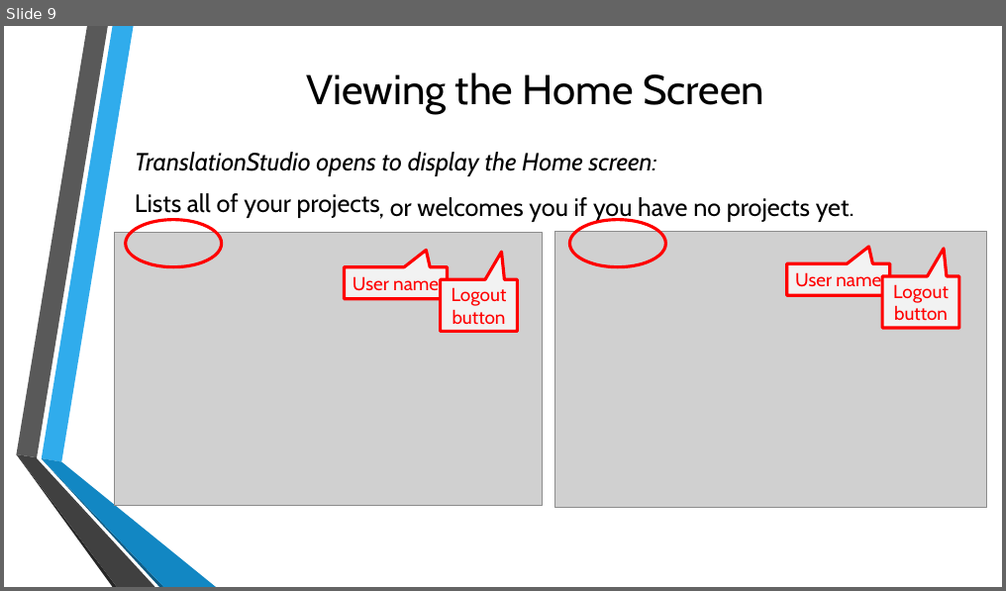
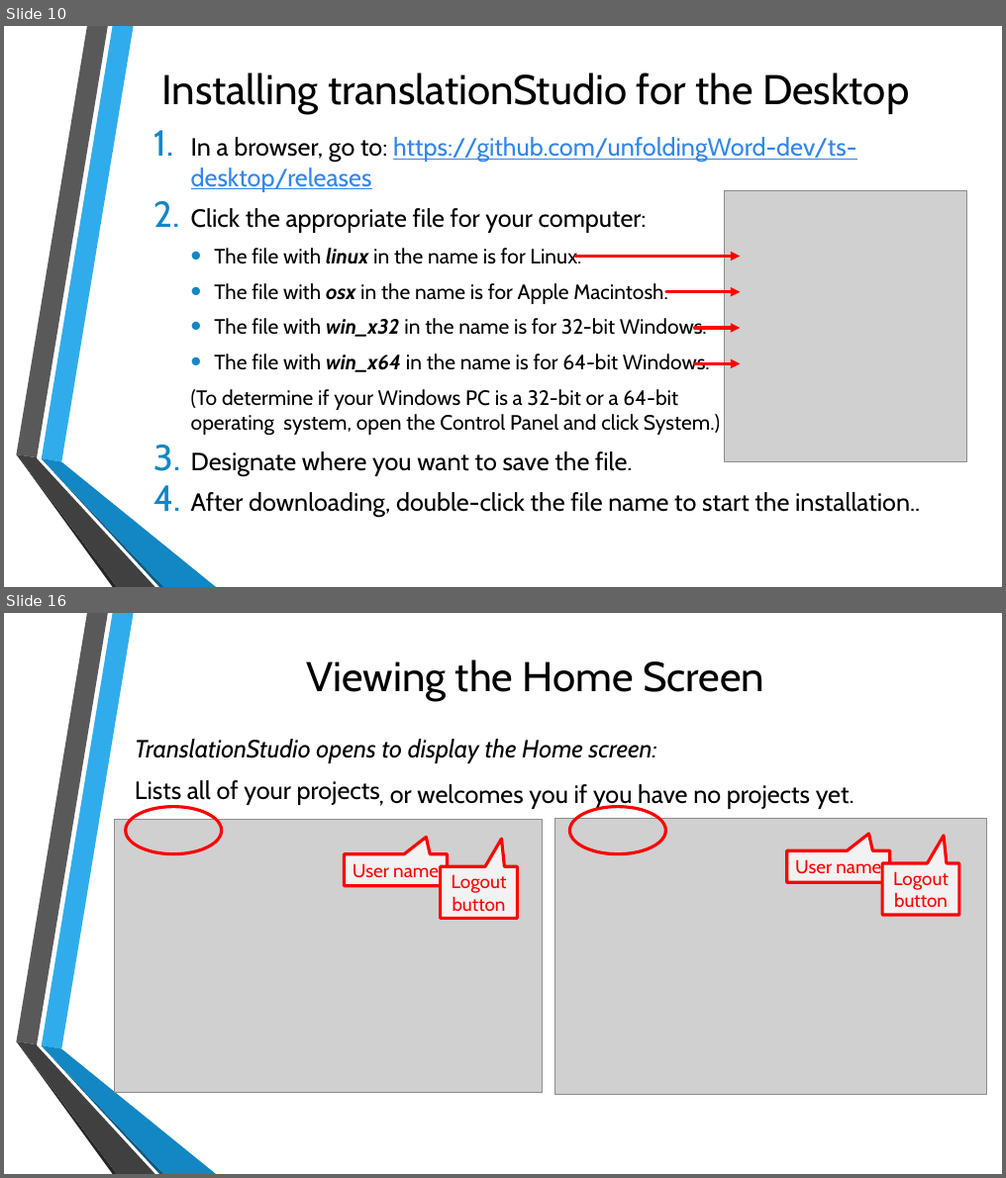
Before and after one commit to unfoldingWord-dev/translationStudio-Info, a slide deck: docs/GetStarted.pptx. Shown one above the other, each under a label of ours: slide 9 before the commit, slides 10 and 16 after it; the slides between them are not shown. The pictures are 1006x591 and 1006x1178 pixels, drawn with LibreOffice and Linux fonts; fonts in the diff are those of the drawing; grey boxes stand for pictures; background and template pictures are left out. Boxes give left, top, right and bottom in pixels: in the first picture for what was removed or moved away, otherwise in the second. Text is boxed around its words. In the diff, an @@ line names an element or a change of style, - is before the commit and + after.

```diff
--- a/docs/GetStarted.pptx
+++ b/docs/GetStarted.pptx
@@ slide 10 added at (x1=4, y1=26, x2=1002, y2=587), background picture (left out); not listed: 6 template elements that a slide beside it also shows @@
@@ title added at (x1=161, y1=73, x2=909, y2=114), 40 pt, text #000000 @@
+Installing translationStudio for the Desktop
@@ text added at (x1=191, y1=137, x2=920, y2=517), 20 pt, text #000000 @@
+1. In a browser, go to: https://github.com/unfoldingWord-dev/ts-desktop/releases
+2. Click the appropriate file for your computer:
+  • The file with linux in the name is for Linux.
+  • The file with osx in the name is for Apple Macintosh.
+  • The file with win_x32 in the name is for 32-bit Windows.
+  • The file with win_x64 in the name is for 64-bit Windows.
+  (To determine if your Windows PC is a 32-bit or a 64-bit
+  operating system, open the Control Panel and click System.)
+3. Designate where you want to save the file.
+4. After downloading, double-click the file name to start the installation..
@@ picture added at (x1=725, y1=190, x2=966, y2=463) @@
@@ arrow added from (576, 257) to (740, 257), #FF0000 3 pt @@
@@ arrow added from (666, 292) to (740, 292), #FF0000 3 pt @@
@@ arrow added from (695, 329) to (740, 329), #FF0000 3 pt @@
@@ arrow added from (695, 365) to (740, 365), #FF0000 3 pt @@
@@ what was slide 9 is now slide 16 @@
```
Also in this commit, not shown: 7 slides changed, 8 other slides added, 2 slides removed, 1 other file.
